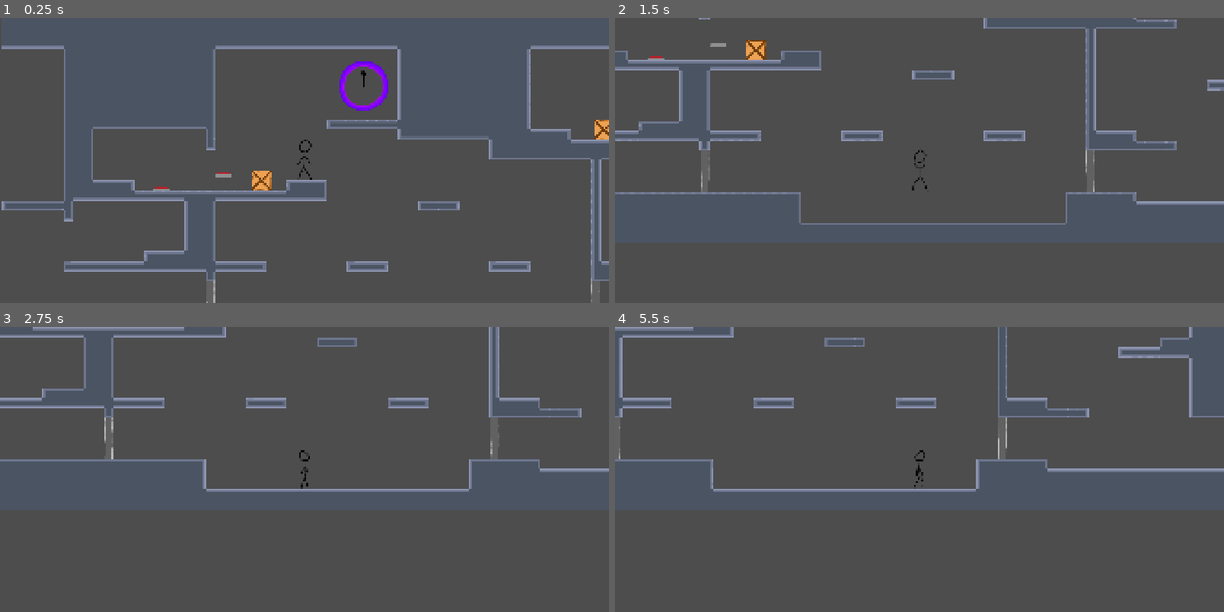
Above: before the commit, frames 1-4 (two rows, left to right).
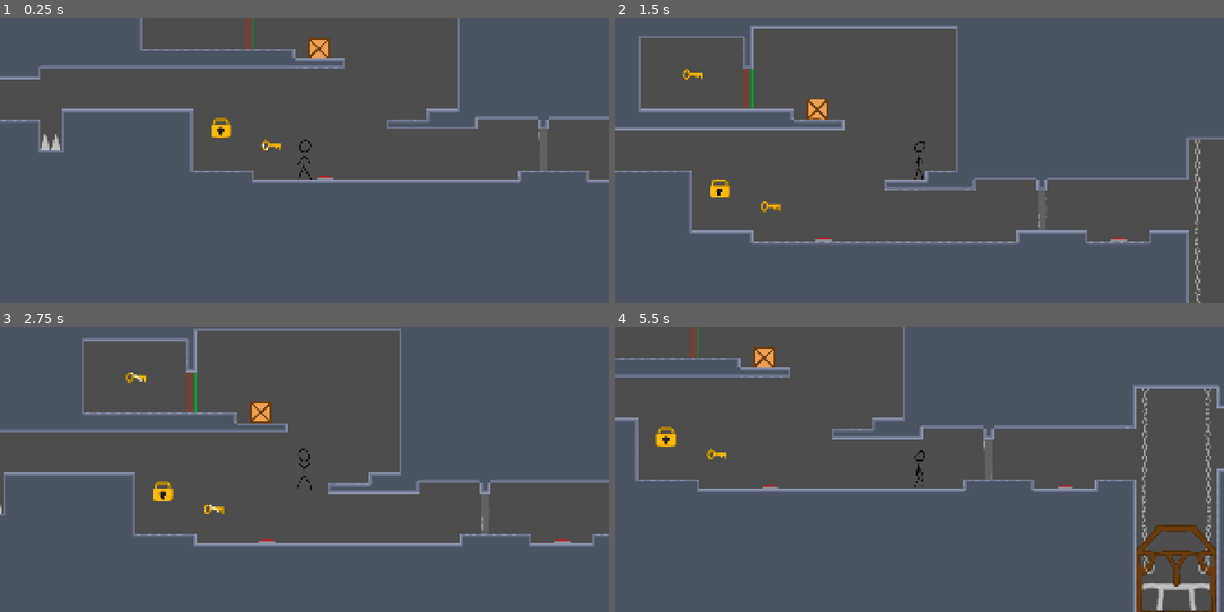
Above: after the commit, the same moments.

Repository: Crimbane/puzzle-platformer
Game: Godot game, scene res://Scenes/main.tscn
Same seed, same stepped clock (60 frames per second), same inputs: the game is played once before the commit and once after it.
Inputs:
- Up to frame 1 (0.25 s): no input
- Up to frame 2 (1.5 s): tap Enter at 0.5 s; hold D (Move Right) from 0.53 s (still down); tap C (Crouch) at 0.6, 1.35 s; tap Space (Jump) at 0.77 s
- Up to frame 3 (2.75 s): tap Space (Jump) at 1.52 s; release D (Move Right) at 2.03 s; hold A (Move Left) from 2.03 s (still down); tap C (Crouch) at 2.1 s
- Up to frame 4 (5.5 s): release A (Move Left) at 2.78 s; hold D (Move Right) 2.78-4.28 s; tap C (Crouch) every 0.75 s from 2.85 to 5.1 s; tap Space (Jump) at 3.02, 3.77, 4.52 s; hold A (Move Left) 4.28-5.03 s; hold D (Move Right) from 5.03 s (still down)

The runs differ from the first frame. In frame 1, 10% of the frame differs, in the area x 0-100%, y 0-100%; in frame 2, 9.4%; in frame 3, 8.6%; in frame 4, 8.8%.

Commit message:
Key animation
Tween magic

Diff:
--- a/Scenes/elevator.tscn
+++ b/Scenes/elevator.tscn
@@ -5,6 +5,9 @@
 
 [sub_resource type="RectangleShape2D" id="RectangleShape2D_fjc7g"]
 size = Vector2(256, 16)
+
+[sub_resource type="RectangleShape2D" id="RectangleShape2D_t1yug"]
+size = Vector2(105, 32)
 
 [node name="Elevator" type="AnimatableBody2D" unique_id=1932293866]
 
@@ -20,3 +23,9 @@
 shape = SubResource("RectangleShape2D_fjc7g")
 one_way_collision = true
 one_way_collision_margin = 20.0
+
+[node name="Area2D" type="Area2D" parent="." unique_id=1915217049]
+
+[node name="ActivateCollision" type="CollisionShape2D" parent="Area2D" unique_id=1267462662]
+position = Vector2(0, 110)
+shape = SubResource("RectangleShape2D_t1yug")
--- a/Scenes/key.tscn
+++ b/Scenes/key.tscn
@@ -2,6 +2,7 @@
 
 [ext_resource type="Texture2D" uid="uid://ec8mqaqp1wq" path="res://Assets/Art/Key.png" id="1_og2wv"]
 [ext_resource type="Script" uid="uid://e2eixq4s35oh" path="res://Scripts/key.gd" id="1_udxw8"]
+[ext_resource type="Texture2D" uid="uid://eirp1dr3ukax" path="res://Assets/Art/Key shine.png" id="3_brn0f"]
 
 [sub_resource type="RectangleShape2D" id="RectangleShape2D_og2wv"]
 size = Vector2(61, 30)
@@ -15,5 +16,9 @@
 position = Vector2(0.5, 0)
 shape = SubResource("RectangleShape2D_og2wv")
 
-[node name="Sprite2D" type="Sprite2D" parent="." unique_id=609766383]
+[node name="Key sprite" type="Sprite2D" parent="." unique_id=609766383]
+clip_children = 2
 texture = ExtResource("1_og2wv")
+
+[node name="Shine" type="Sprite2D" parent="Key sprite" unique_id=1099545200]
+texture = ExtResource("3_brn0f")
--- a/Scenes/main.tscn
+++ b/Scenes/main.tscn
@@ -42,7 +42,7 @@
 position = Vector2(3472, 2560)
 
 [node name="Door3" parent="Doors" unique_id=996733788 instance=ExtResource("7_344ge")]
-position = Vector2(2256, 1888)
+position = Vector2(2256, 1376)
 inverted = true
 
 [node name="Door4" parent="Doors" unique_id=105503992 instance=ExtResource("7_344ge")]
@@ -82,9 +82,10 @@
 position = Vector2(2739, 1878)
 
 [node name="Label" parent="." unique_id=33634530 instance=ExtResource("1_bo1nx")]
+text = "Secret text"
 
 [node name="Player" parent="." unique_id=1687183133 instance=ExtResource("2_8gbba")]
-position = Vector2(2553, 2101)
+position = Vector2(3007, 612)
 
 [node name="Level design ref" type="Sprite2D" parent="." unique_id=1381956689]
 visible = false
@@ -110,9 +111,6 @@
 [node name="Lock" parent="." unique_id=1539881253 instance=ExtResource("12_6iyac")]
 position = Vector2(2743, 537)
 
-[node name="Button" parent="." unique_id=1265803423 instance=ExtResource("5_21xkr")]
-position = Vector2(2298, 2159)
-
 [connection signal="button_pressed" from="Buttons/Button" to="Doors/Door" method="_on_button_pressed"]
 [connection signal="button_unpressed" from="Buttons/Button" to="Doors/Door" method="_on_button_unpressed"]
 [connection signal="button_pressed" from="Buttons/Button2" to="Doors/Door2" method="_on_button_pressed"]
--- a/Scripts/key.gd
+++ b/Scripts/key.gd
@@ -1,10 +1,25 @@
 extends Area2D
+
+@onready var shineSprite: Sprite2D = $"Key sprite/Shine"
 
 func _ready() -> void:
 	body_entered.connect(_on_body_entered)
+	startShineAnimation()
 
 func _on_body_entered(body: Node2D) -> void:
 	# Check if the thing that touched the spike is the Player
 	if body.is_in_group("Player"):
 		body.keyPickup.emit()
 		queue_free() # Deletes Node at end of frame
+
+func startShineAnimation():
+	var tween = create_tween()
+	tween.tween_property(shineSprite, "position:x", -50, 0)
+	tween.tween_property(shineSprite, "rotation_degrees", -45, 0)
+	tween.tween_property(shineSprite, "position:x", 50, 1).set_trans(Tween.TRANS_LINEAR).set_ease(Tween.EASE_IN_OUT)
+
+	tween.parallel().tween_property(shineSprite, "modulate:a", 0.8, 0.4) # changes alpha to fade in
+	tween.parallel().tween_property(shineSprite, "modulate:a", 0.0, 0.4).set_delay(0.6) # fade out
+
+	tween.tween_interval(1.2)
+	tween.set_loops()
Binary file added: Assets/Art/Key shine.png
Not shown, added: Assets/Art/Key shine.png.import
Not shown, changed: Todo.txt
